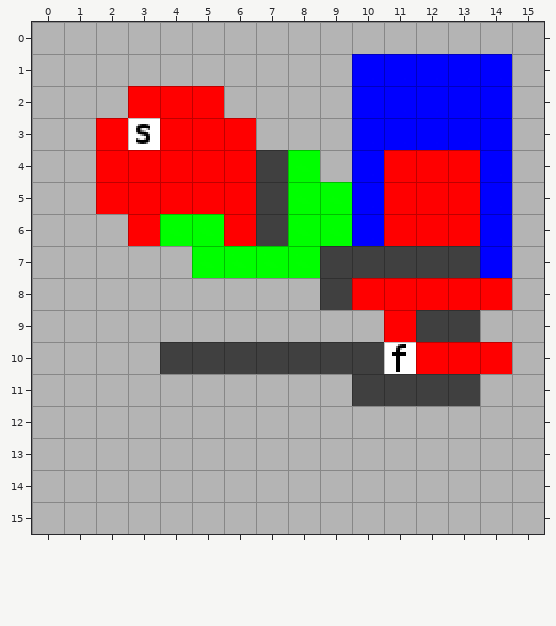
One commit to this Tiled map: maps/level3.tmx. Above is the file before it was changed.
Cells are 16x16 px. Shown: x 0..15, y 0..15.
Once edited:
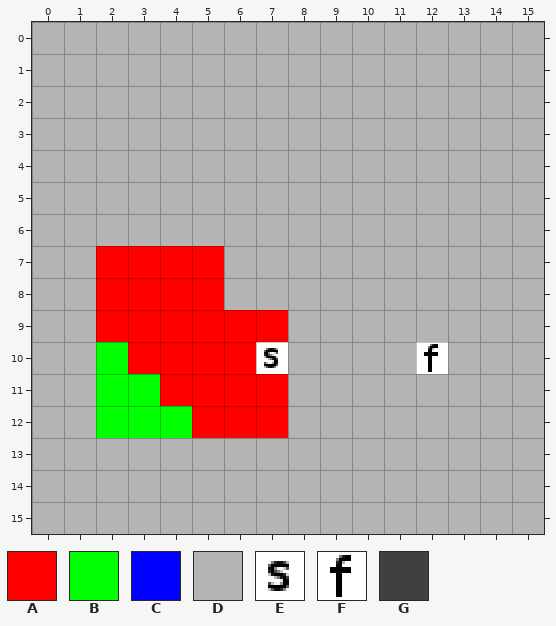
Key: from "tileset": A 0, B 1, C 2, D 3, E 4, F 5, G 6.
_ is an empty cell.
Diff:
{"where": "layer \"map\""}
{"y":1,"x":10,"old":"CCCCC","new":"DDDDD"}
{"y":2,"x":3,"old":"AAA","new":"DDD"}
{"y":2,"x":10,"old":"CCCCC","new":"DDDDD"}
{"y":3,"x":2,"old":"AEAAA","new":"DDDDD"}
{"y":3,"x":10,"old":"CCCCC","new":"DDDDD"}
{"y":4,"x":2,"old":"AAAAAGB","new":"DDDDDDD"}
{"y":4,"x":10,"old":"CAAAC","new":"DDDDD"}
{"y":5,"x":2,"old":"AAAAAGBBCAAAC","new":"DDDDDDDDDDDDD"}
{"y":6,"x":3,"old":"ABBAGBBCAAAC","new":"DDDDDDDDDDDD"}
{"y":7,"x":2,"old":"DDDBBBBGGGGGC","new":"AAAADDDDDDDDD"}
{"y":8,"x":2,"old":"DDDD","new":"AAAA"}
{"y":8,"x":9,"old":"GAAAAA","new":"DDDDDD"}
{"y":9,"x":2,"old":"DDDDDD","new":"AAAAAA"}
{"y":9,"x":11,"old":"AGG","new":"DDD"}
{"y":10,"x":2,"old":"DDGGGGGGGFAAA","new":"BAAAAEDDDDFDD"}
{"y":11,"x":2,"old":"DDDDDD","new":"BBAAAA"}
{"y":11,"x":10,"old":"GGGG","new":"DDDD"}
{"y":12,"x":2,"old":"DDDDDD","new":"BBBAAA"}
